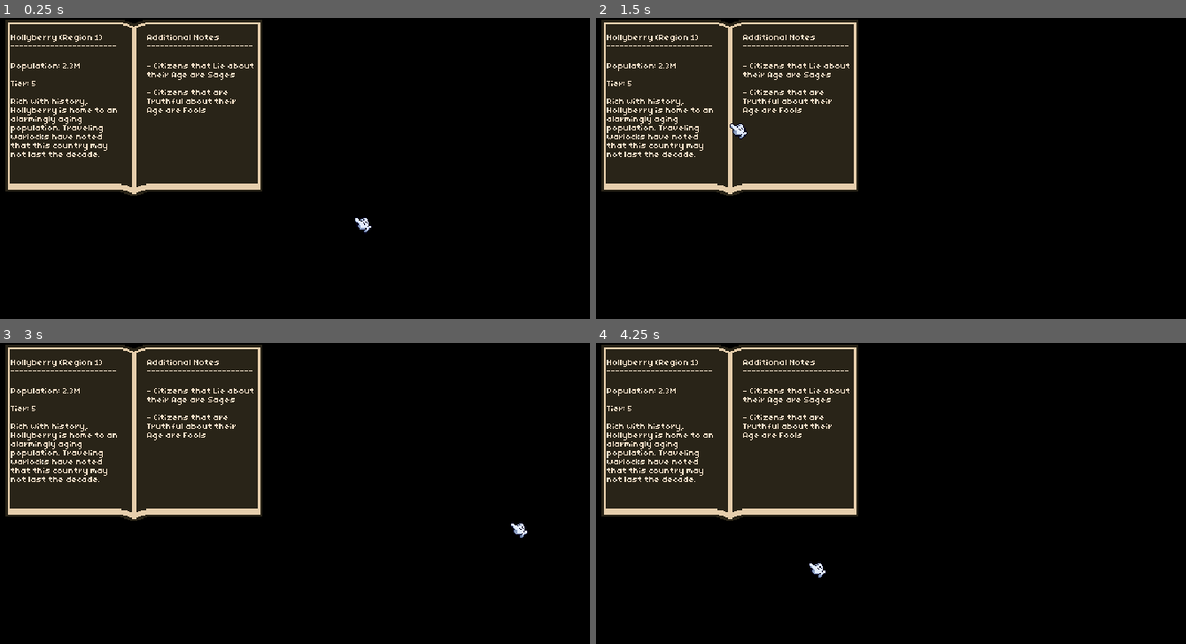
Above: before the commit, frames 1-4 (two rows, left to right).
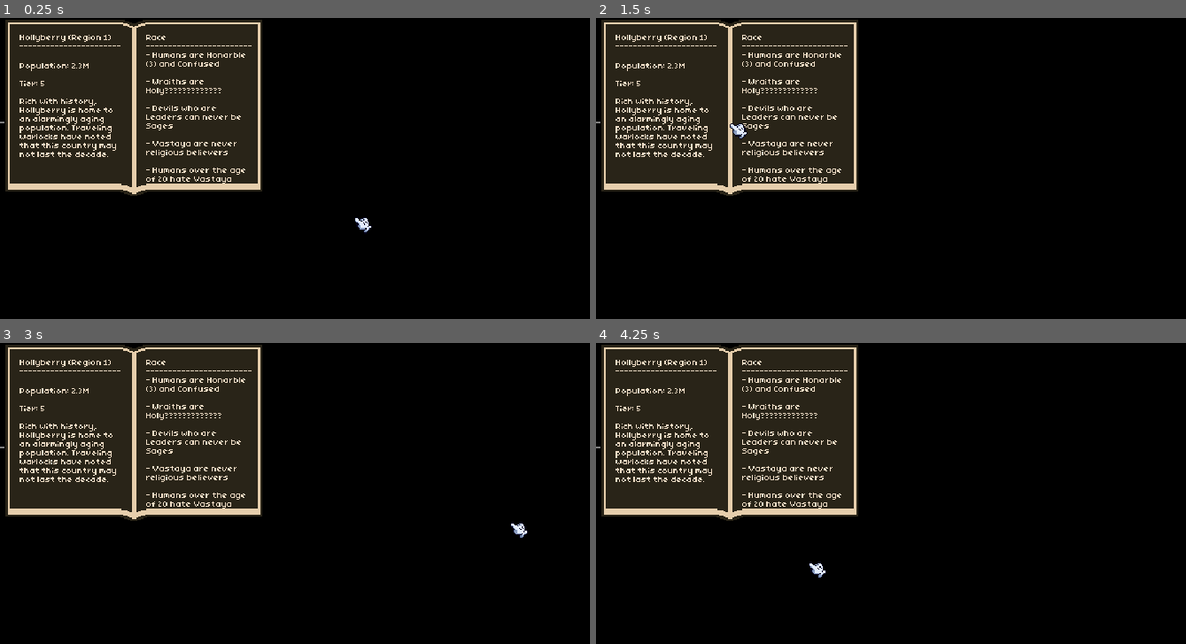
Above: after the commit, the same moments.

Repository: AdamRusv/poison-game
Game: Godot game, scene res://1_Scenes/1_Objects/atlas.tscn
The game is run twice, just before and just after one commit, with the same random seed, the same clock (stepped at 60 frames per second) and the same inputs. This scene is started directly instead of the project's main scene.
Inputs (mouse positions are in pixels of both pictures, inside the frame that each line leads up to):
- Up to frame 1 (0.25 s): no input
- Up to frame 2 (1.5 s): click (731, 123) at 0.5 s; click (731, 123) at 1.25 s
- Up to frame 3 (3 s): click (135, 448) at 2 s; tap Enter at 2.75 s; move the mouse to (507, 523) at 2.77 s; click (507, 523) at 2.85 s
- Up to frame 4 (4.25 s): tap Space (spacebar) at 3.5, 3.6 s; move the mouse to (808, 562) at 3.52 s

The runs differ from the first frame. In frame 1, 2.7% of the frame differs, in the area x 0-43%, y 5-55%; in frame 2, 2.7%; in frame 3, 2.7%; in frame 4, 2.7%.
Error in both runs: Cannot call method 'get_rect' on a null value. (res://2_Scripts/2_Independent/paper.gd:43)

Commit message:
Update atlas scene and portrait assets

Diff:
--- a/1_Scenes/1_Objects/atlas.tscn
+++ b/1_Scenes/1_Objects/atlas.tscn
@@ -2,16 +2,14 @@
 
 [ext_resource type="Script" uid="uid://b1hcjlnogkytj" path="res://2_Scripts/2_Independent/paper.gd" id="1_dn5do"]
 [ext_resource type="Texture2D" uid="uid://btbkhfkp1pr81" path="res://0_Art/New_Art(Needs Sorting)/Atlas 2s-Sheet.png" id="2_3lemr"]
-[ext_resource type="Texture2D" uid="uid://bcdqtnukewrre" path="res://0_Art/New_Art(Needs Sorting)/BackPaperNineSlice.png" id="2_xmrx0"]
-[ext_resource type="Texture2D" uid="uid://c515g2bcyx028" path="res://0_Art/New_Art(Needs Sorting)/PaperNineSlice.png" id="3_3lemr"]
 [ext_resource type="Theme" uid="uid://bhvewryp1cmbt" path="res://6_Other/description font.tres" id="4_28i0q"]
 [ext_resource type="Texture2D" uid="uid://n82vq8gxieut" path="res://0_Art/New_Art(Needs Sorting)/PageCorner-Sheet.png" id="5_t11ig"]
 
-[sub_resource type="AtlasTexture" id="AtlasTexture_2y7yb"]
+[sub_resource type="AtlasTexture" id="AtlasTexture_xmrx0"]
 atlas = ExtResource("2_3lemr")
-region = Rect2(0, 0, 242, 190)
+region = Rect2(0, 0, 242, 189)
 
-[sub_resource type="StyleBoxEmpty" id="StyleBoxEmpty_2y7yb"]
+[sub_resource type="StyleBoxEmpty" id="StyleBoxEmpty_3lemr"]
 
 [sub_resource type="AtlasTexture" id="AtlasTexture_504ay"]
 atlas = ExtResource("5_t11ig")
@@ -19,43 +17,47 @@
 
 [node name="Paper" type="MarginContainer" unique_id=1389312574 node_paths=PackedStringArray("paperTitleLabel", "paperInfoLabel", "packetParent", "packetBehindPaperParent", "pageFlipButton", "pageFlipTexture", "parentNode", "detectionArea")]
 z_index = 1
-offset_right = 236.0
-offset_bottom = 184.0
+offset_right = 242.0
+offset_bottom = 189.0
 script = ExtResource("1_dn5do")
-paperTitleLabel = NodePath("HBoxContainer/VBoxContainer/Title Container/Title Label")
-paperInfoLabel = NodePath("HBoxContainer/VBoxContainer/Info Container/Info Label")
+paperTitleLabel = NodePath("")
+paperInfoLabel = NodePath("")
 packetParent = NodePath("Page Flip Container")
-packetBehindPaperParent = NodePath("Packet Behind Paper")
+packetBehindPaperParent = NodePath("")
 pageFlipButton = NodePath("Page Flip Container/Page Flip Button")
 pageFlipTexture = NodePath("Page Flip Container/Page Flip Corner Texture")
 parentNode = NodePath(".")
 detectionArea = NodePath("Drag Button")
 
-[node name="TextureRect" type="TextureRect" parent="." unique_id=2032249598]
+[node name="TextureRect2" type="TextureRect" parent="." unique_id=444832334]
 layout_mode = 2
-texture = SubResource("AtlasTexture_2y7yb")
+texture = SubResource("AtlasTexture_xmrx0")
 stretch_mode = 2
 
-[node name="HBoxContainer" type="HBoxContainer" parent="." unique_id=1184336347]
+[node name="HBoxContainer" type="HBoxContainer" parent="." unique_id=1134887535]
 layout_mode = 2
 
-[node name="VBoxContainer" type="VBoxContainer" parent="HBoxContainer" unique_id=2074008777]
+[node name="HSeparator" type="HSeparator" parent="HBoxContainer" unique_id=372824145]
+layout_mode = 2
+
+[node name="VBoxContainer" type="VBoxContainer" parent="HBoxContainer" unique_id=1291093204]
+custom_maximum_size = Vector2(-1, 150)
 layout_mode = 2
 size_flags_horizontal = 3
 theme_override_constants/separation = 0
 
-[node name="Top Separator" type="HSeparator" parent="HBoxContainer/VBoxContainer" unique_id=503676989]
+[node name="Top Separator" type="HSeparator" parent="HBoxContainer/VBoxContainer" unique_id=1719494700]
 layout_mode = 2
 theme_override_constants/separation = 15
-theme_override_styles/separator = SubResource("StyleBoxEmpty_2y7yb")
+theme_override_styles/separator = SubResource("StyleBoxEmpty_3lemr")
 
-[node name="Title Container" type="MarginContainer" parent="HBoxContainer/VBoxContainer" unique_id=1006494222]
+[node name="Title Container" type="MarginContainer" parent="HBoxContainer/VBoxContainer" unique_id=432251444]
 layout_mode = 2
-theme_override_constants/margin_left = 10
+theme_override_constants/margin_left = 11
 theme_override_constants/margin_top = 0
 theme_override_constants/margin_right = 10
 
-[node name="Title Label" type="RichTextLabel" parent="HBoxContainer/VBoxContainer/Title Container" unique_id=1411813506]
+[node name="Title Label" type="RichTextLabel" parent="HBoxContainer/VBoxContainer/Title Container" unique_id=899227368]
 layout_mode = 2
 theme = ExtResource("4_28i0q")
 bbcode_enabled = true
@@ -63,30 +65,30 @@
 fit_content = true
 scroll_active = false
 
-[node name="Title Seperation Container" type="MarginContainer" parent="HBoxContainer/VBoxContainer" unique_id=246599068]
+[node name="Title Seperation Container" type="MarginContainer" parent="HBoxContainer/VBoxContainer" unique_id=233732716]
 layout_mode = 2
-theme_override_constants/margin_left = 10
+theme_override_constants/margin_left = 11
 theme_override_constants/margin_right = 10
 
-[node name="Title Seperation Label" type="RichTextLabel" parent="HBoxContainer/VBoxContainer/Title Seperation Container" unique_id=2027789018]
+[node name="Title Seperation Label" type="RichTextLabel" parent="HBoxContainer/VBoxContainer/Title Seperation Container" unique_id=2082800009]
 layout_mode = 2
 theme = ExtResource("4_28i0q")
-text = "------------------------"
+text = "-----------------------"
 fit_content = true
 scroll_active = false
 
-[node name="Mid Separator" type="HSeparator" parent="HBoxContainer/VBoxContainer" unique_id=2059847499]
+[node name="Mid Separator" type="HSeparator" parent="HBoxContainer/VBoxContainer" unique_id=1033504552]
 layout_mode = 2
 theme_override_constants/separation = 10
-theme_override_styles/separator = SubResource("StyleBoxEmpty_2y7yb")
+theme_override_styles/separator = SubResource("StyleBoxEmpty_3lemr")
 
-[node name="Info Container" type="MarginContainer" parent="HBoxContainer/VBoxContainer" unique_id=643291806]
+[node name="Info Container" type="MarginContainer" parent="HBoxContainer/VBoxContainer" unique_id=868544632]
 layout_mode = 2
-theme_override_constants/margin_left = 10
+theme_override_constants/margin_left = 11
 theme_override_constants/margin_right = 10
 theme_override_constants/margin_bottom = 20
 
-[node name="Info Label" type="RichTextLabel" parent="HBoxContainer/VBoxContainer/Info Container" unique_id=1717520262]
+[node name="Info Label" type="RichTextLabel" parent="HBoxContainer/VBoxContainer/Info Container" unique_id=456744920]
 layout_mode = 2
 theme = ExtResource("4_28i0q")
 bbcode_enabled = true
@@ -99,101 +101,69 @@
 fit_content = true
 scroll_active = false
 
-[node name="Bottom Separator" type="HSeparator" parent="HBoxContainer/VBoxContainer" unique_id=488004290]
-layout_mode = 2
-theme_override_constants/separation = 10
-theme_override_styles/separator = SubResource("StyleBoxEmpty_2y7yb")
-
-[node name="VBoxContainer2" type="VBoxContainer" parent="HBoxContainer" unique_id=1260060298]
+[node name="VBoxContainer2" type="VBoxContainer" parent="HBoxContainer" unique_id=18310606]
 layout_mode = 2
 size_flags_horizontal = 3
 theme_override_constants/separation = 0
 
-[node name="Top Separator" type="HSeparator" parent="HBoxContainer/VBoxContainer2" unique_id=1447587934]
+[node name="Top Separator" type="HSeparator" parent="HBoxContainer/VBoxContainer2" unique_id=2128856572]
 layout_mode = 2
 theme_override_constants/separation = 15
-theme_override_styles/separator = SubResource("StyleBoxEmpty_2y7yb")
+theme_override_styles/separator = SubResource("StyleBoxEmpty_3lemr")
 
-[node name="Title Container" type="MarginContainer" parent="HBoxContainer/VBoxContainer2" unique_id=1177751888]
+[node name="Title Container" type="MarginContainer" parent="HBoxContainer/VBoxContainer2" unique_id=1746573781]
 layout_mode = 2
-theme_override_constants/margin_left = 10
+theme_override_constants/margin_left = 6
 theme_override_constants/margin_top = 0
 theme_override_constants/margin_right = 10
 
-[node name="Title Label" type="RichTextLabel" parent="HBoxContainer/VBoxContainer2/Title Container" unique_id=269659106]
+[node name="Title Label" type="RichTextLabel" parent="HBoxContainer/VBoxContainer2/Title Container" unique_id=2107894452]
 layout_mode = 2
 theme = ExtResource("4_28i0q")
 bbcode_enabled = true
-text = "Additional Notes"
+text = "Race"
 fit_content = true
 scroll_active = false
 
-[node name="Title Seperation Container" type="MarginContainer" parent="HBoxContainer/VBoxContainer2" unique_id=20442314]
+[node name="Title Seperation Container" type="MarginContainer" parent="HBoxContainer/VBoxContainer2" unique_id=2133457754]
 layout_mode = 2
-theme_override_constants/margin_left = 10
+theme_override_constants/margin_left = 6
 theme_override_constants/margin_right = 10
 
-[node name="Title Seperation Label" type="RichTextLabel" parent="HBoxContainer/VBoxContainer2/Title Seperation Container" unique_id=838573593]
+[node name="Title Seperation Label" type="RichTextLabel" parent="HBoxContainer/VBoxContainer2/Title Seperation Container" unique_id=1367806728]
 layout_mode = 2
 theme = ExtResource("4_28i0q")
 text = "------------------------"
 fit_content = true
 scroll_active = false
 
-[node name="Mid Separator" type="HSeparator" parent="HBoxContainer/VBoxContainer2" unique_id=1967024948]
+[node name="Mid Separator" type="HSeparator" parent="HBoxContainer/VBoxContainer2" unique_id=573291597]
 layout_mode = 2
-theme_override_constants/separation = 10
-theme_override_styles/separator = SubResource("StyleBoxEmpty_2y7yb")
+theme_override_constants/separation = 0
+theme_override_styles/separator = SubResource("StyleBoxEmpty_3lemr")
 
-[node name="Info Container" type="MarginContainer" parent="HBoxContainer/VBoxContainer2" unique_id=70396329]
+[node name="Info Container" type="MarginContainer" parent="HBoxContainer/VBoxContainer2" unique_id=902643798]
 layout_mode = 2
-theme_override_constants/margin_left = 10
+theme_override_constants/margin_left = 6
+theme_override_constants/margin_top = 0
 theme_override_constants/margin_right = 10
-theme_override_constants/margin_bottom = 20
+theme_override_constants/margin_bottom = 0
 
-[node name="Info Label" type="RichTextLabel" parent="HBoxContainer/VBoxContainer2/Info Container" unique_id=1387362610]
+[node name="Info Label" type="RichTextLabel" parent="HBoxContainer/VBoxContainer2/Info Container" unique_id=1003441189]
 layout_mode = 2
 theme = ExtResource("4_28i0q")
 bbcode_enabled = true
-text = "- Citizens that Lie about their Age are Sages
+text = "- Humans are Honarble (3) and Confused
 
-- Citizens that are Truthful about their Age are Fools
-"
+- Wraiths are Holy?????????????
+
+- Devils who are Leaders can never be Sages
+
+- Vastaya are never religious believers
+
+- Humans over the age of 20 hate Vastaya"
 fit_content = true
 scroll_active = false
-
-[node name="Bottom Separator" type="HSeparator" parent="HBoxContainer/VBoxContainer2" unique_id=1502791996]
-layout_mode = 2
-theme_override_constants/separation = 10
-theme_override_styles/separator = SubResource("StyleBoxEmpty_2y7yb")
-
-[node name="Packet Behind Paper" type="MarginContainer" parent="." unique_id=916936904]
-visible = false
-layout_mode = 2
-offset_transform_enabled = true
-offset_transform_position = Vector2(5, 5)
-
-[node name="NinePatchRect" type="NinePatchRect" parent="Packet Behind Paper" unique_id=814032050]
-layout_mode = 2
-texture = ExtResource("2_xmrx0")
-region_rect = Rect2(0, 0, 174, 135)
-patch_margin_left = 11
-patch_margin_top = 20
-patch_margin_right = 23
-patch_margin_bottom = 16
-axis_stretch_horizontal = 1
-axis_stretch_vertical = 2
-
-[node name="NinePatchRect" type="NinePatchRect" parent="." unique_id=1961360989]
-visible = false
-layout_mode = 2
-texture = ExtResource("3_3lemr")
-region_rect = Rect2(0, 0, 174, 135)
-patch_margin_left = 20
-patch_margin_top = 20
-patch_margin_right = 25
-patch_margin_bottom = 25
-axis_stretch_vertical = 2
 
 [node name="Drag Button" type="Button" parent="." unique_id=1229789884]
 layout_mode = 2
Binary file removed: 0_Art/New_Art(Needs Sorting)/Atlas 2s.gif
Binary file added: 0_Art/New_Art(Needs Sorting)/Portrait_Background - New Color.aseprite
Binary file added: 0_Art/New_Art(Needs Sorting)/Portrait_Foreground - New Color.aseprite
Binary file added: 0_Art/New_Art(Needs Sorting)/Portrait_Midground - New Color.aseprite
